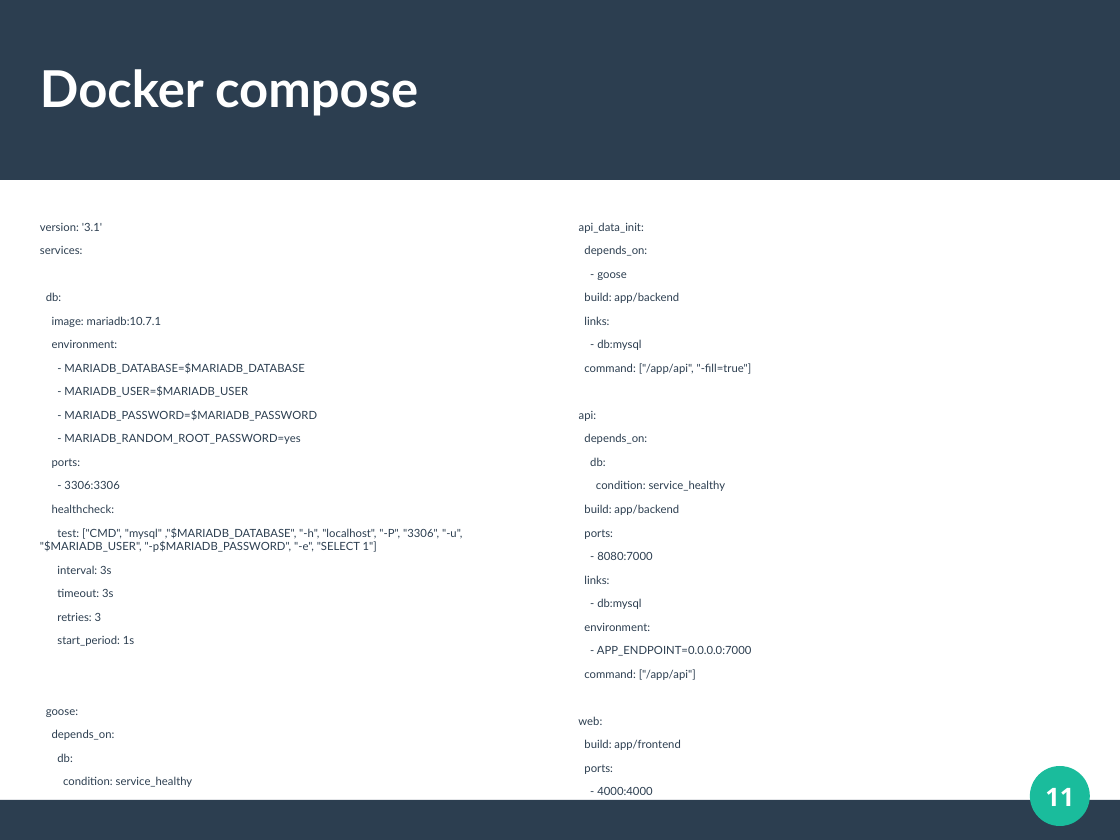
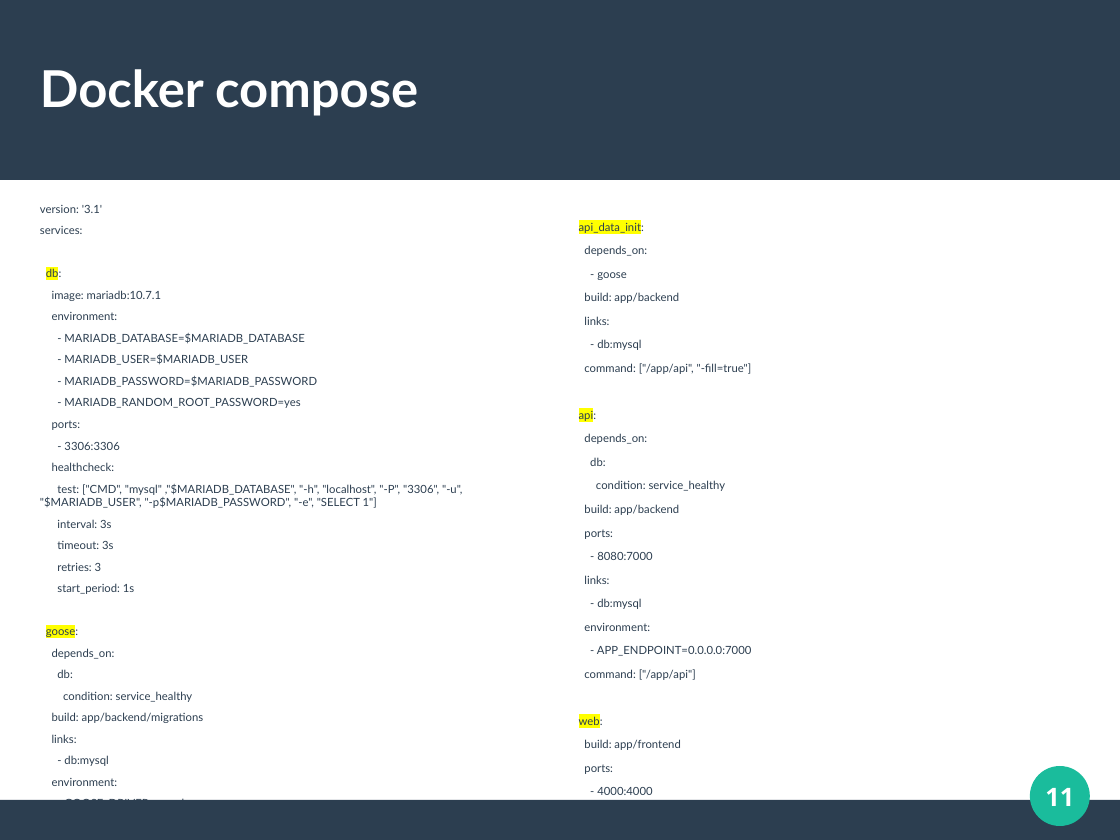
Before and after one commit to tty8747/goCovid19-app, a slide deck: slide 11 of diploma.odp. Drawn at 1120x840 pixels with LibreOffice and Linux fonts; fonts in the diff are those of the drawing. Boxes give left, top, right and bottom in pixels: in the first picture for what was removed or moved away, otherwise in the second. Text is boxed around its words. In the diff, an @@ line names an element or a change of style, - is before the commit and + after.

Commit message:
Run for test aims

```diff
--- a/diploma.odp
+++ b/diploma.odp
@@ text "version: '3.1'": place and size @@
-text "version: '3.1'" at (40,223,462,787)
+text "version: '3.1'" at (40,205,462,800)
@@ text "version: '3.1'" at (40,205,462,800): highlight none to #FFFF00 in "db:", "goose:"; less space between paragraphs @@
@@ text at (579,221,644,728): highlight none to #FFFF00 in "api_data_init:", "api:", "web:" @@
```
Also in this commit, not shown: 9 other slides changed, 2 other files.
